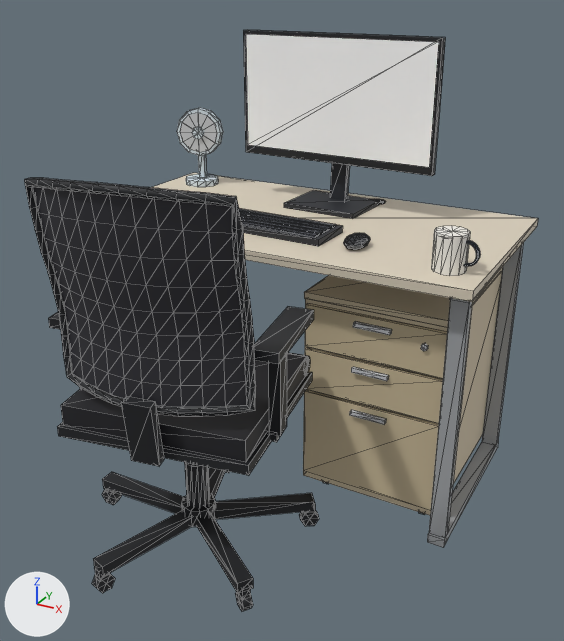
Two versions of the glTF model public/models/furn_desk_design.glb, one commit apart.
Both versions are drawn from a 50 mm camera at (1.003, -1.935, 1.384) aimed at (0.081, -0.259, 0.546). Every picture has the same lights, and +X, +Y and +Z are marked at lower left. The picture after the commit comes second. Mesh edges are drawn as thin lines. Vertices at exactly the same position are counted once.

The first picture shows 'furn.desk_design'.
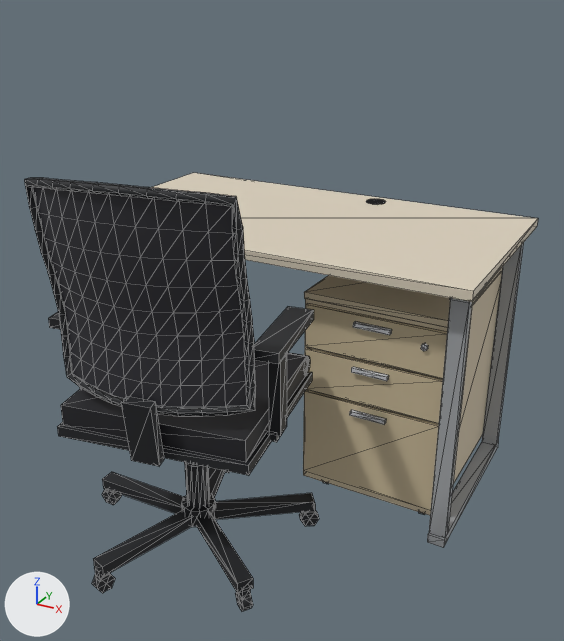
Boxes [x1, y1, x2, y2] around the edits, measured in the pictures (564 x 641 px):
'furn.desk_design', reshaped (25% shorter)
    before: [25, 30, 538, 611]
    after: [25, 173, 538, 611]
part 1 of me_mesh_0, deleted
    before: [177, 30, 481, 276]

Diff of the bpy script that builds the scene:
```diff
--- a/public/models/furn_desk_design.glb.py
+++ b/public/models/furn_desk_design.glb.py
@@ me_mesh_0 @@
 # used by ob_furn_desk_design; location = (0.0, 0.0, 0.0)
-me_mesh_0.from_pydata(...)  # 1230 vertices, 2122 faces; spans x -0.598..0.598, y -0.857..0.325, z 0.0..1.24
+me_mesh_0.from_pydata(...)  # 853 vertices, 1456 faces; spans x -0.598..0.598, y -0.857..0.325, z 0.0..1.032
+# me_mesh_0 part 1: 20 loose pieces with 377 vertices, spanning x -0.561..0.58, y -0.255..0.266, z 0.749..1.24, are deleted
 me_mesh_0.materials.append(mat_furn_desk_atlas)
```
